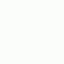
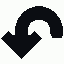
Layered file, before and after one edit (w=64, h=64). Changes by layer:
added layer "counterclockwise skinny" above "counterclockwise" over [left=1, top=6, right=63, bottom=59]
